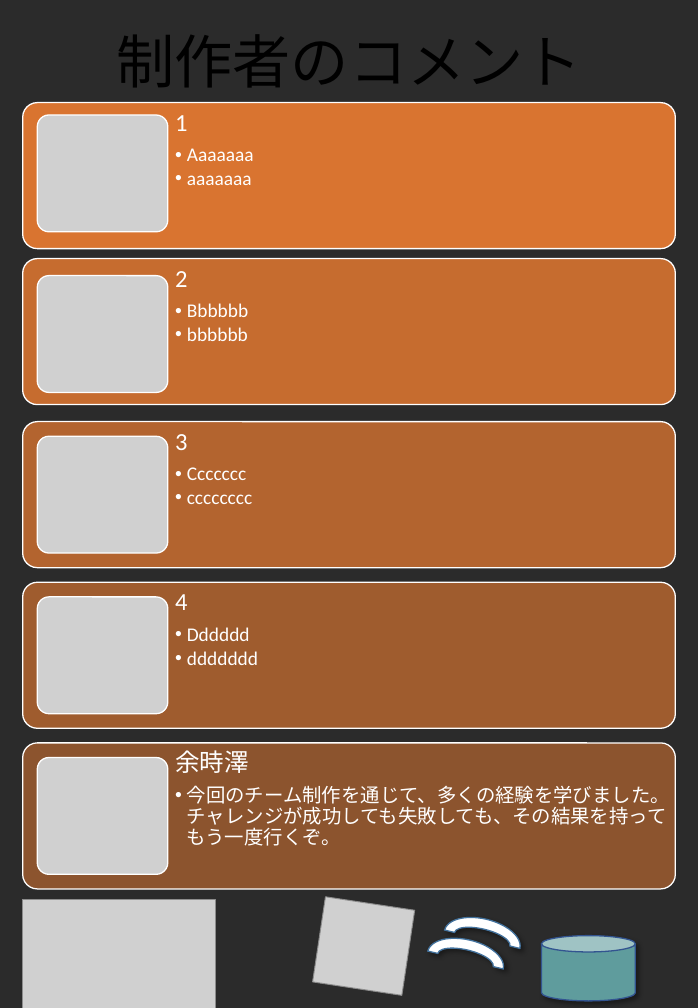
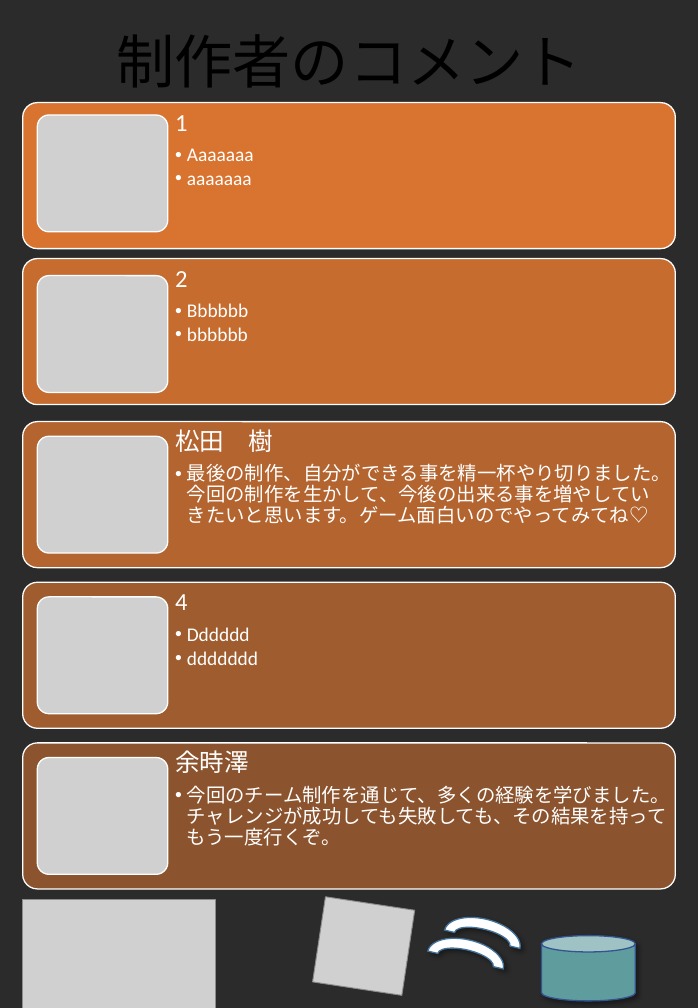
Before and after one commit to reima22/game_TEAM_3, a slide deck: slide 1 of アーカイブまとめ/制作者のコメントnew.pptx. Drawn at 698x1008 pixels with LibreOffice and Linux fonts; fonts in the diff are those of the drawing; grey boxes stand for pictures; background and template pictures are left out; a plain dark background stands for a picture behind light text. Boxes give left, top, right and bottom in pixels: in the first picture for what was removed or moved away, otherwise in the second. Text is boxed around its words. In the diff, an @@ line names an element or a change of style, - is before the commit and + after.

Commit message:
コメント追加

```diff
--- a/アーカイブまとめ/制作者のコメントnew.pptx
+++ b/アーカイブまとめ/制作者のコメントnew.pptx
@@ text at bbox=[175, 429, 671, 524]: text changed; font Calibri to Noto Sans CJK JP @@
-3
-  •• Ccccccc
-  •• cccccccc
+松田 樹
+  •• 最後の制作、自分ができる事を精一杯やり切りました。今回の制作を生かして、今後の出来る事を増やしていきたいと思います。ゲーム面白いのでやってみてね♡
```
